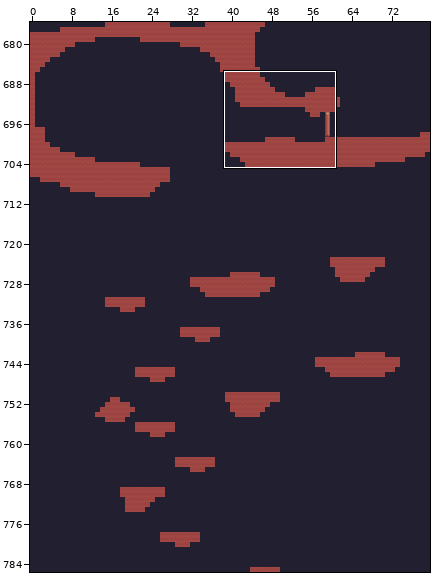
Tiled map: tiled_map/map.tmx. The first picture is a wide view before the edit; the outline marks the close-up.
Close-up. Old version:
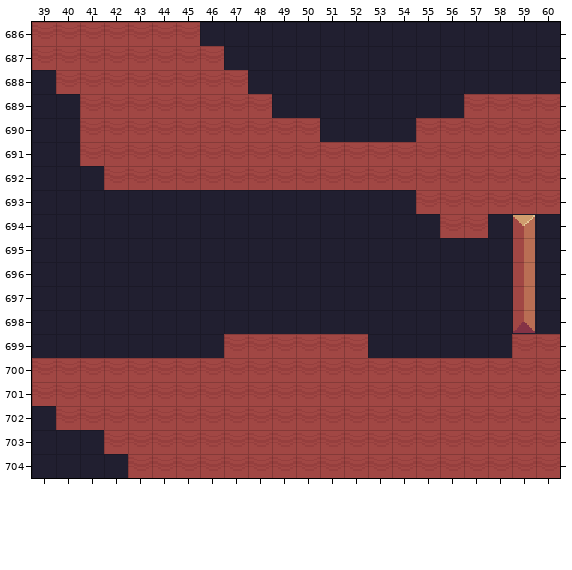
Cells are 16x16 px. Shown: x 39..60, y 686..704. The commit also changed other parts of the map, which this record leaves out.
And afterwards:
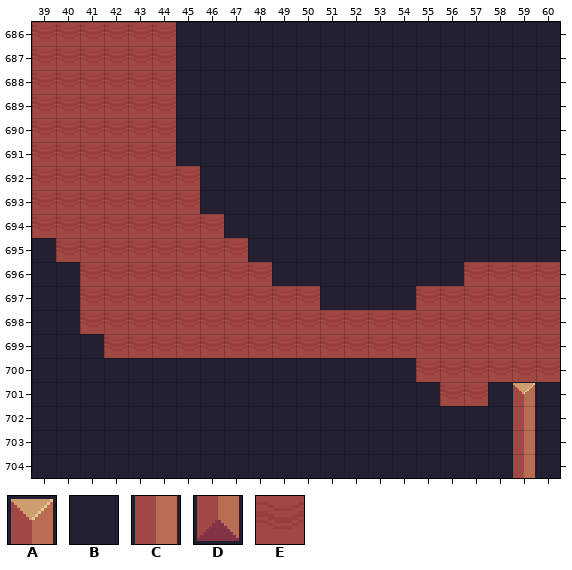
Key: from "terrain": A 15, B 23, C 37, D 59, E 117.
_ is an empty cell, . an unchanged one.
Diff:
--- layer "Platforms"
@@ x 39..60 @@
-686 ......E...............
-687 ......EE..............
-688 _.....EEE.............
-689 __....EEEE........EEEE
-690 __....EEEEEE....EEEEEE
-691 __....EEEEEEEEEEEEEEEE
-692 ___....EEEEEEEEEEEEEEE
-693 _______.........EEEEEE
-694 ________.........EE.A.
-695 .________...........C.
-696 ..________........__C_
-697 ..__________....____C_
-698 ..__________________D_
-699 ..._____......______..
-700 EEEEEEEEEEEEEEEE......
-701 EEEEEEEEEEEEEEEEE..EEE
-702 .EEEEEEEEEEEEEEEEEEEEE
-703 ...EEEEEEEEEEEEEEEEEEE
-704 ....EEEEEEEEEEEEEEEEEE
+686 ......B...............
+687 ......BB..............
+688 E.....BBB.............
+689 EE....BB__........____
+690 EE....______....______
+691 EE....________________
+692 EEE...._______________
+693 EEEEEEE.........______
+694 EEEEEEEE.........__._.
+695 .EEEEEEEE..........._.
+696 ..EEEEEEEE........EEEE
+697 ..EEEEEEEEEE....EEEEEE
+698 ..EEEEEEEEEEEEEEEEEEEE
+699 ...EEEEE......EEEEEE..
+700 ________________......
+701 _________________.._A_
+702 .___________________C_
+703 ..._________________C_
+704 ....________________C_
Where, in picture pixels (left, top, right, bottom), the same in both close-ups:
changed: (32, 22, 560, 478)
